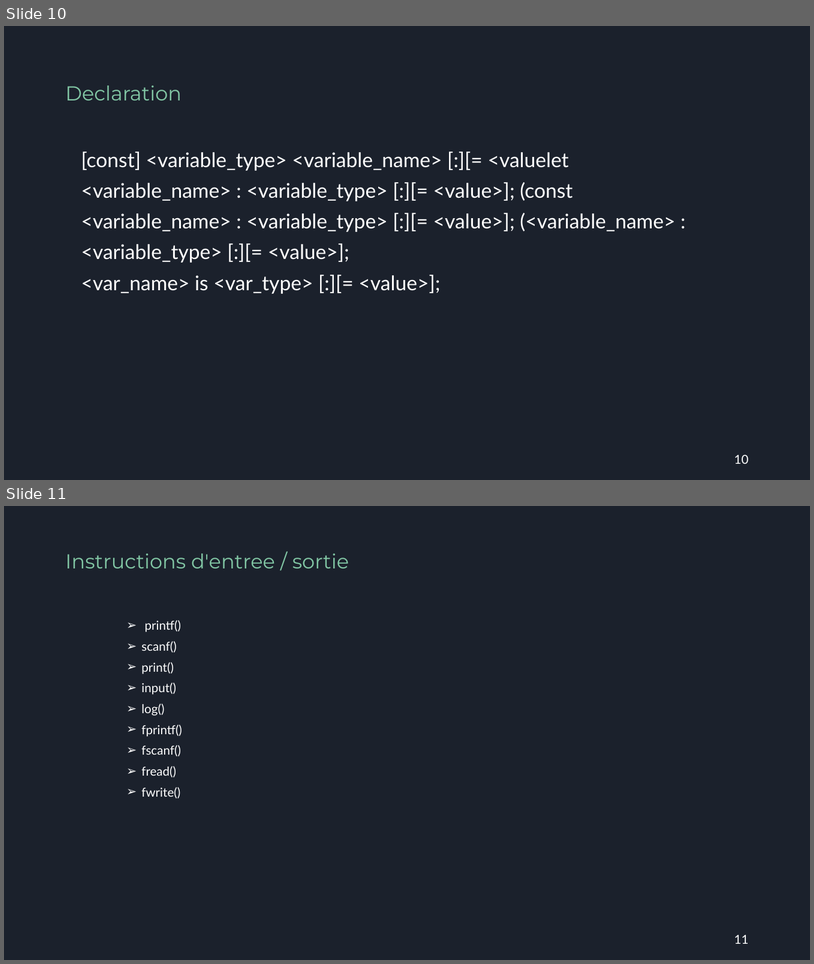
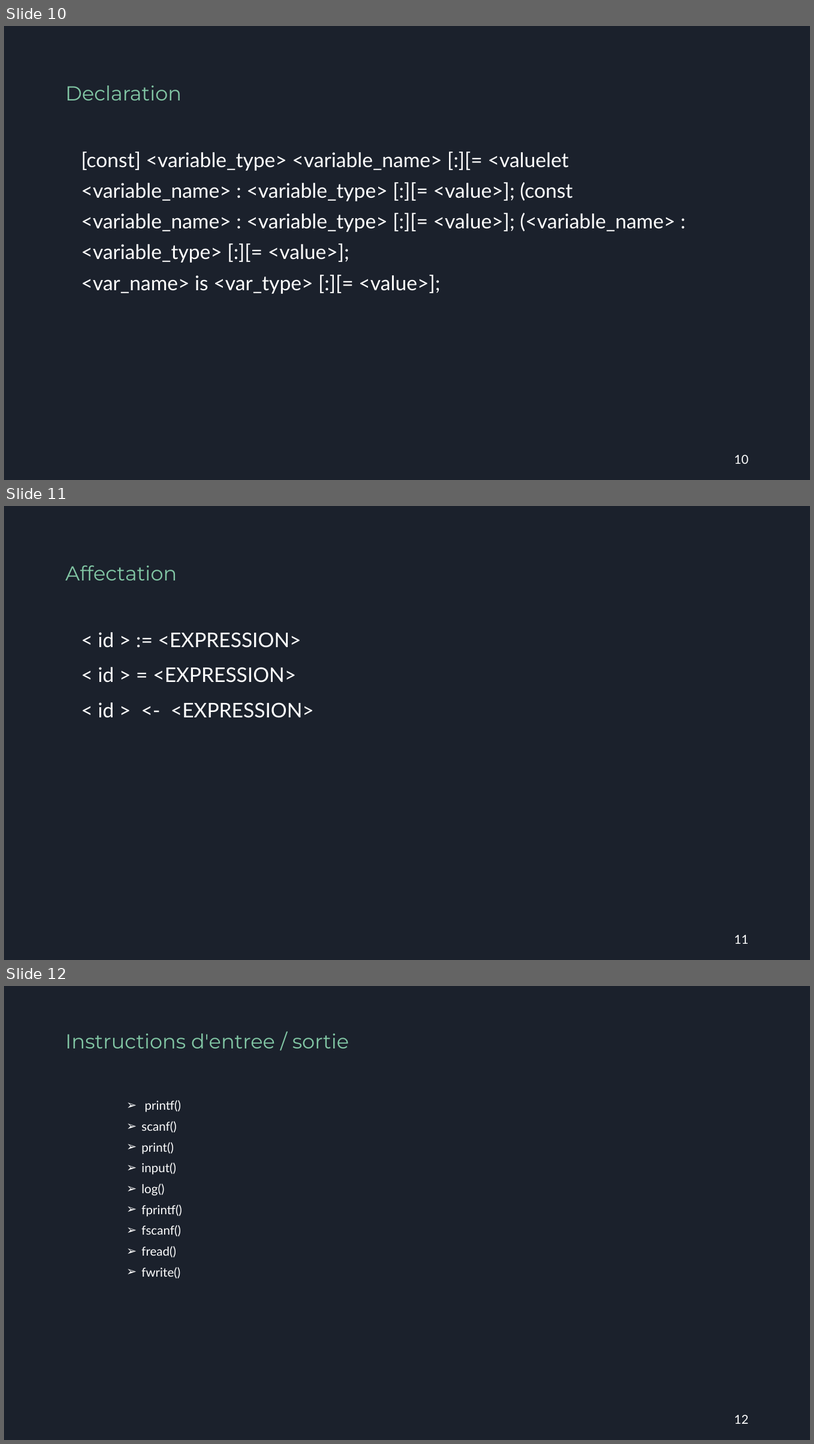
Before and after one commit to hamzatamry/Compiler, a slide deck: Universal Presentation 2.0.pptx. Shown one above the other, each under a label of ours: slides 10 and 11 before the commit, slides 10, 11 and 12 after it. The pictures are 814x964 and 814x1444 pixels, drawn with LibreOffice and Linux fonts; fonts in the diff are those of the drawing. Boxes give left, top, right and bottom in pixels: in the first picture for what was removed or moved away, otherwise in the second. Text is boxed around its words. In the diff, an @@ line names an element or a change of style, - is before the commit and + after.

Commit message:
Presentation Update

```diff
--- a/Universal Presentation 2.0.pptx
+++ b/Universal Presentation 2.0.pptx
@@ slide 11 added at [4,506,810,960], background #1B212C @@
@@ title added at [65,565,177,580], 18 pt, text #82C7A5 @@
+Affectation
@@ text added at [98,632,314,718], 18 pt, text #FFFFFF @@
+● < id > := <EXPRESSION>
+● < id > = <EXPRESSION>
+● < id > <- <EXPRESSION>
@@ page number added at [735,934,749,943], 11 pt, text #FFFFFF @@
+11
@@ what was slide 11 is now slide 12 @@
@@ page number at [735,1414,749,1423]: text changed @@
-11
+12
```
